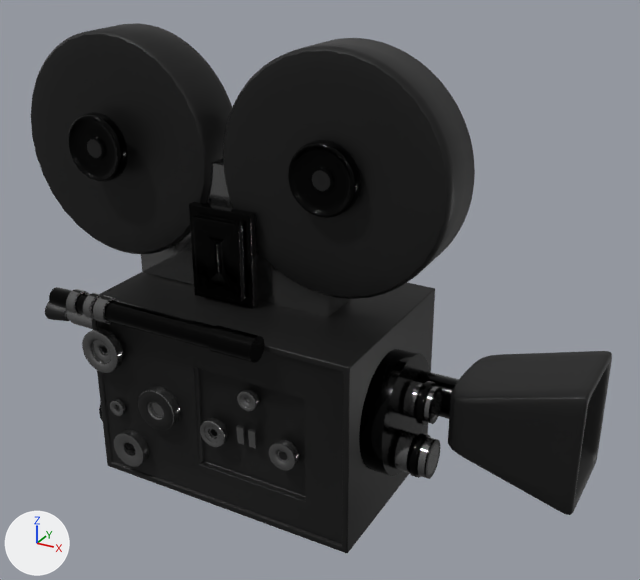
One commit to the glTF model assets/3d/item-04.glb: the scene before it, then after it.
One viewpoint serves both versions: a 50 mm lens placed at (0.893, -1.384, 0.923), pointed at (0.13, 0.002, 0.23). The axes (+X, +Y, +Z) are drawn at lower left. The lights are the same throughout. Vertices at the same position are counted once.

In view in the first picture: 'Camera'.
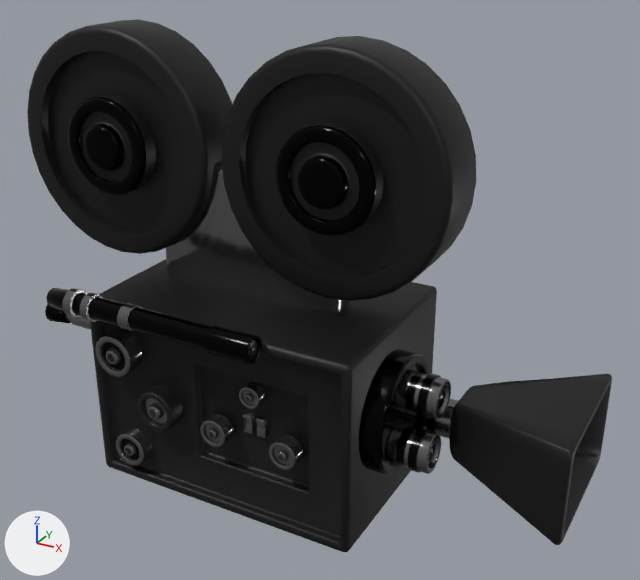
Where the change shows, as pixel boxes [x1, y1, x2, y2] in the pictures (640 x 580 px):
'Camera', reshaped
    before: [31, 23, 612, 553]
    after: [27, 19, 612, 552]
part 1 of me_cube_003, rebuilt
    before: [448, 351, 612, 515]
    after: [449, 373, 612, 545]
part 2 of me_cube_003, rebuilt
    before: [31, 23, 232, 254]
    after: [27, 19, 232, 254]
part 3 of me_cube_003, rebuilt
    before: [223, 38, 475, 299]
    after: [221, 36, 476, 301]
part 4 of me_cube_003, rebuilt
    before: [114, 429, 150, 467]
    after: [116, 428, 153, 466]
part 5 of me_cube_003, rebuilt
    before: [91, 272, 435, 553]
    after: [90, 259, 437, 552]
part 6 of me_cube_003, rebuilt (13% narrower)
    before: [141, 158, 351, 317]
    after: [166, 161, 349, 312]
part 7 of me_cube_003, added (black)
    after: [359, 349, 430, 475]
part 8 of me_cube_003, added (black)
    after: [406, 398, 458, 438]
part 9 of me_cube_003, added
    after: [243, 412, 254, 434]
part 10 of me_cube_003, added
    after: [256, 416, 268, 438]
part 11 of me_cube_003, deleted (black)
    before: [68, 112, 459, 449]
part 12 of me_cube_003, cut back
    before: [45, 287, 443, 479]
    after: [45, 288, 451, 474]

What the commit changed:
me_cube_003 is used by ob_camera; location (0.0, 0.0, 0.0).
me_cube_003 had 47512 vertices, 94965 faces and spanned x -0.543..0.671, y -0.242..0.194, z -0.201..0.701.
me_cube_003 now has 7293 vertices, 14242 faces and spans x -0.55..0.671, y -0.251..0.2, z -0.2..0.705.
me_cube_003 part 1: the loose piece of 1450 vertices spanning x 0.422..0.671, y -0.079..0.12, z -0.06..0.184 is rebuilt with 754 vertices and now spans x 0.422..0.671, y -0.144..0.16, z -0.079..0.119.
me_cube_003 part 2: the loose piece of 1282 vertices spanning x -0.543..-0.085, y -0.056..0.076, z 0.24..0.698 is rebuilt with 1186 vertices and now spans x -0.55..-0.086, y -0.084..0.086, z 0.241..0.705.
me_cube_003 part 3: the loose piece of 1282 vertices spanning x -0.052..0.406, y -0.056..0.076, z 0.244..0.701 is rebuilt with 1186 vertices and now spans x -0.055..0.409, y -0.084..0.086, z 0.241..0.705.
me_cube_003 part 4: the loose piece of 642 vertices spanning x -0.247..-0.168, y -0.211..-0.181, z -0.163..-0.084 is rebuilt with 271 vertices and now spans x -0.242..-0.169, y -0.213..-0.171, z -0.16..-0.086.
me_cube_003 part 5: the loose piece of 372 vertices spanning x -0.288..0.297, y -0.194..0.194, z -0.201..0.198 is rebuilt with 280 vertices and now spans x -0.29..0.3, y -0.2..0.2, z -0.2..0.2.
me_cube_003 part 6: the loose piece of 8 vertices spanning x -0.279..0.172, y -0.037..0.058, z 0.197..0.468 is rebuilt with 52 vertices and now spans x -0.23..0.177, y -0.028..0.05, z 0.188..0.459.
me_cube_003 part 7: a new loose piece of 289 vertices spanning x 0.292..0.342, y -0.162..0.073, z -0.082..0.154, in mat_black_shiny (black #060606).
me_cube_003 part 8: a new loose piece of 144 vertices spanning x 0.335..0.445, y -0.032..0.048, z -0.021..0.06.
me_cube_003 part 9: a new loose piece of 48 vertices spanning x 0.055..0.075, y -0.17..-0.15, z -0.02..0.02, in mat_silver (grey #797979).
me_cube_003 part 10: a new loose piece of 48 vertices spanning x 0.085..0.105, y -0.17..-0.15, z -0.02..0.02, in mat_silver (grey #797979).
me_cube_003 part 11: 10 loose pieces with 16956 vertices, spanning x -0.383..0.427, y -0.202..0.056, z -0.175..0.547, are deleted.
me_cube_003 part 12: 37 vertices moved within x -0.469..0.413, y -0.236..-0.087, z -0.05..0.219; 25443 vertices removed from x -0.471..0.413, y -0.242..0.068, z -0.082..0.224; 2687 vertices added at x -0.471..0.415, y -0.251..-0.005, z -0.052..0.228.
